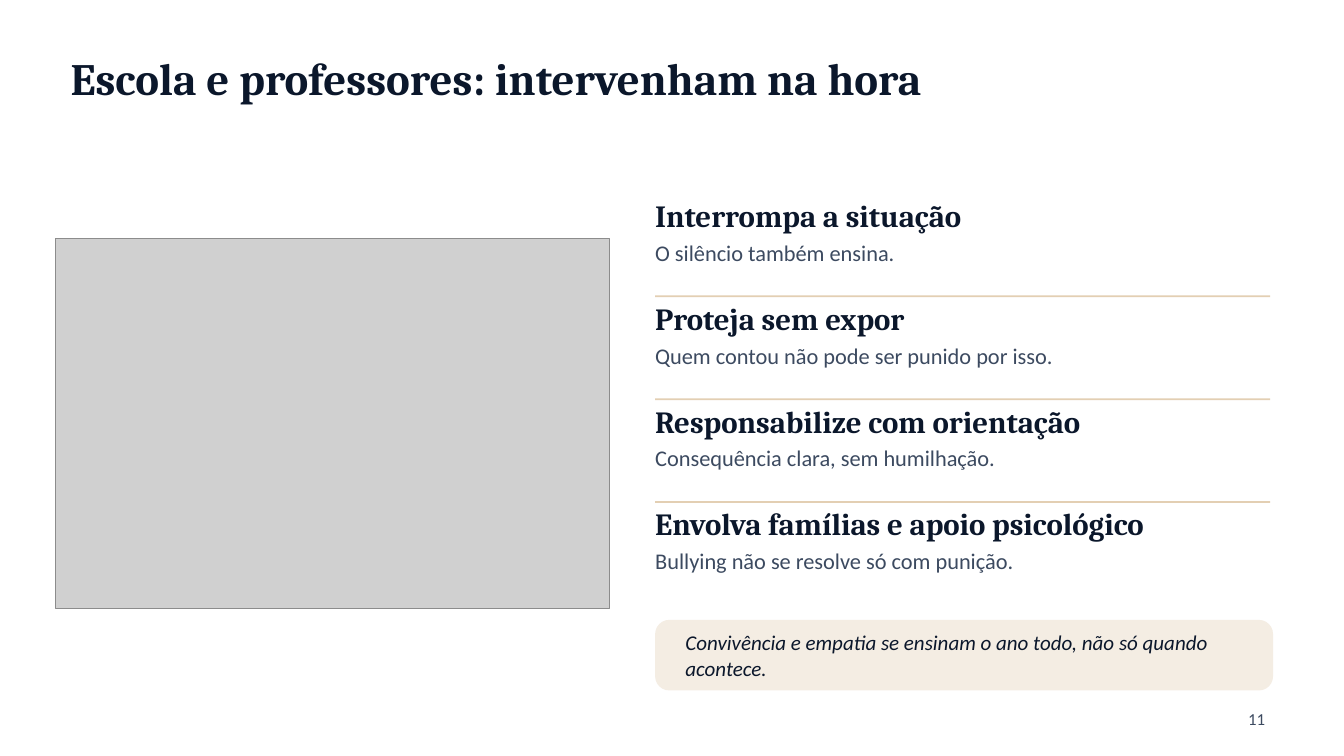
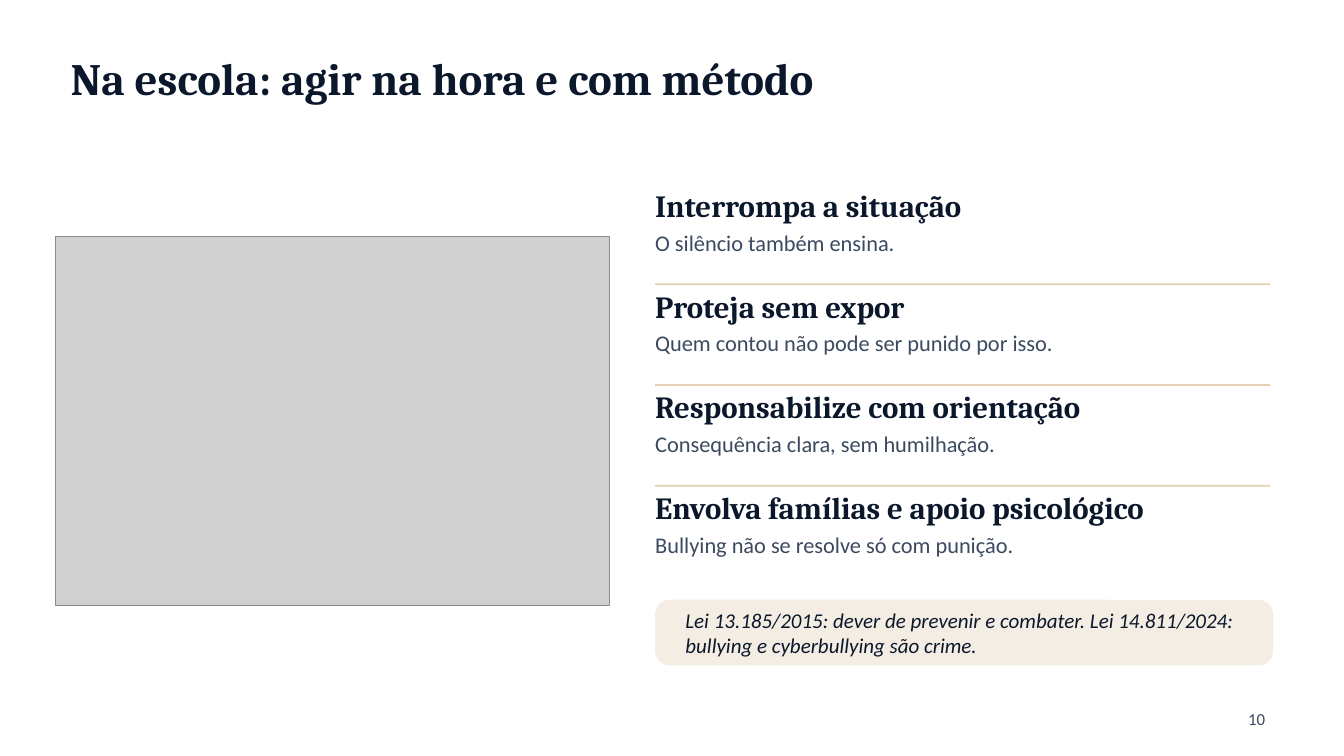
Before and after one commit to ebarroso12/ocorpoexplica, a slide deck: slide 10 of apresentacoes/bullying-saude-mental-escola.pptx (slide 11 before the commit). Drawn at 1344x756 pixels with LibreOffice and Linux fonts; fonts in the diff are those of the drawing; grey boxes stand for pictures; background and template pictures are left out. Boxes give left, top, right and bottom in pixels: in the first picture for what was removed or moved away, otherwise in the second. Text is boxed around its words. In the diff, an @@ line names an element or a change of style, - is before the commit and + after.

```diff
--- a/apresentacoes/bullying-saude-mental-escola.pptx
+++ b/apresentacoes/bullying-saude-mental-escola.pptx
@@ title at (x1=71, y1=63, x2=814, y2=105): text changed @@
-Escola e professores: intervenham na hora
+Na escola: agir na hora e com método
@@ text "O silêncio também ensina." moved from (x1=655, y1=245, x2=895, y2=261) to (x1=655, y1=235, x2=895, y2=251) @@
@@ 2 texts, 1 line moved together from (x1=655, y1=205, x2=1270, y2=337) to (x1=655, y1=195, x2=1270, y2=325) @@
@@ text "Quem contou não pode ser ..." moved from (x1=655, y1=348, x2=1053, y2=368) to (x1=655, y1=335, x2=1053, y2=355) @@
@@ text "Consequência clara, sem humilhação." moved from (x1=655, y1=450, x2=995, y2=470) to (x1=655, y1=436, x2=995, y2=456) @@
@@ 2 texts, 2 lines moved together from (x1=655, y1=399, x2=1270, y2=542) to (x1=655, y1=385, x2=1270, y2=526) @@
@@ text "Bullying não se resolve só ..." moved from (x1=655, y1=553, x2=1014, y2=573) to (x1=655, y1=537, x2=1014, y2=557) @@
@@ rounded rectangle resized from (x1=655, y1=620, x2=1273, y2=691) to (x1=655, y1=600, x2=1273, y2=665) @@
@@ rounded rectangle at (x1=655, y1=600, x2=1273, y2=665): proportions changed @@
@@ text added at (x1=685, y1=613, x2=1233, y2=657), 15 pt, text #0B172B, italic @@
+Lei 13.185/2015: dever de prevenir e combater. Lei 14.811/2024: bullying e cyberbullying são crime.
@@ text removed at (x1=685, y1=635, x2=1208, y2=676) @@
-Convivência e empatia se ensinam o ano todo, não só quando acontece.
@@ page number at (x1=1248, y1=714, x2=1265, y2=725): text changed @@
-11
+10
```
Also in this commit, not shown: 6 other slides changed, 6 slides added, 6 slides removed, 1 other file.
